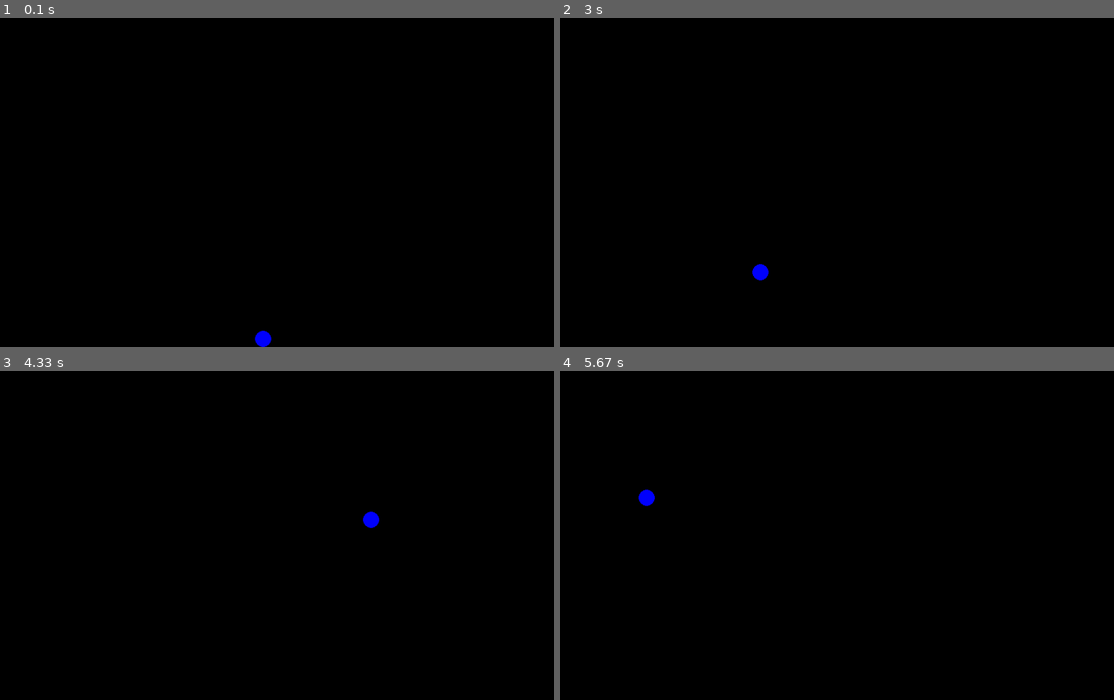
Above: before the commit, frames 1-4 (two rows, left to right).
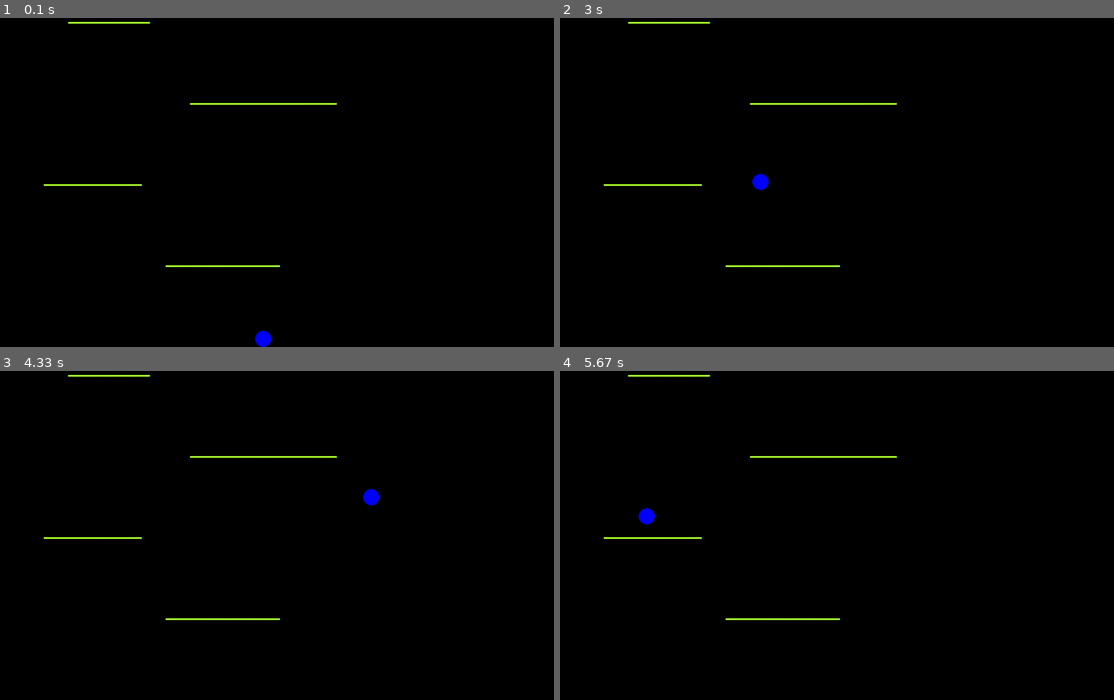
Above: after the commit, the same moments.

Repository: ohadch/pygame-icy-tower
Game: pygame game, started from main.py
Same seed, same stepped clock (60 frames per second), same inputs: the game is played once before the commit and once after it. The source is Python 2; it was converted automatically to run under Python 3.
Inputs:
- Up to frame 1 (0.1 s): no input
- Up to frame 2 (3 s): tap Space at 0.33, 0.73, 1.03, 1.23, 1.53, 1.73, 2.03, 2.3, 2.6, 2.73 s; hold Right 0.67-1.13 s; hold Right 1.17-1.63 s; hold Left 1.67-2.2 s; hold Left 2.23-2.63 s; hold Right from 2.67 s (still down)
- Up to frame 3 (4.33 s): tap Space at 3.03, 3.4, 3.7, 3.9, 4.2 s; release Right at 3.3 s; hold Left 3.33-3.8 s; hold Right 3.83-4.3 s
- Up to frame 4 (5.67 s): hold Right 4.33-4.8 s; tap Space at 4.4, 4.7, 4.9, 5.2, 5.47 s; hold Left 4.83-5.37 s; hold Left from 5.4 s (still down)

The runs differ from the first frame. In frame 1, 0.5% of the frame differs, in the area x 7-61%, y 1-76%; in frame 2, 0.7%; in frame 3, 0.7%; in frame 4, 0.7%.

Commit message:
Added steps and ability to stand on them

Diff:
--- a/main.py
+++ b/main.py
@@ -66,6 +66,9 @@
             self.air_track.player.update()
             game_window.air_track.player.draw()
 
+            for step in self.air_track.steps:
+                step.draw()
+
             self.session.advance_time()
 
             pygame.display.flip()
@@ -113,8 +116,17 @@
     def __init__(self, window):
         self.window = window
         self.player = Player(self.window)
+        self.steps_num = 5
         self.steps = []
-
+        self.draw_steps()
+
+    def draw_steps(self):
+        margins_m = self.window.env.height_m / self.steps_num
+        y_positions_m = range(margins_m, self.window.env.height_m, margins_m)
+        for y_pos_m in y_positions_m:
+            s = Step(self.window)
+            s.center_m.y_m = y_pos_m
+            self.steps.append(s)
 
 # ==================
 # Object Classes
@@ -130,6 +142,7 @@
         self.length_m = random.randint(self.min_length_m, self.max_length_m)
         self.center_m = self.rand_pos()
         self.color = THECOLORS['greenyellow']
+        self.vector = Vector(0, 0)
 
     def right_edge(self):
         return Position(self.center_m.x_m + int(self.length_m / 2), self.center_m.y_m)
@@ -139,7 +152,7 @@
 
     def rand_pos(self):
         x_m = random.randint(0, self.window.env.width_m - self.length_m)
-        return Position(x_m, 0)
+        return Position(x_m, self.window.env.height_m - 10)
 
     def draw(self):
         pygame.draw.line(self.window.surface, self.color, self.left_edge().coordinates_px(self.window.env.m_to_px_ratio), self.right_edge().coordinates_px(self.window.env.m_to_px_ratio), 3)
@@ -150,12 +163,13 @@
     def __init__(self, window):
         self.window = window
         self.radius_m = 1
+        self.padding_m = 1.0
         self.position = Position(self.window.env.width_m / 2, self.window.env.height_m - self.radius_m)
         self.vector = Vector(0, 0)
         self.jump_mps = 70
         self.speed_mps = 70
-        self.jump_phase = "NO"  # "NO" / "UP" / "DOWN"
         self.is_jumping = False
+        self.step = None
 
     def bottom_vertex(self):
         return Position(self.position.x_m, self.position.y_m + self.radius_m)
@@ -188,6 +202,7 @@
     def jump(self):
         self.is_jumping = True
         self.vector.y_mps -= self.jump_mps
+        self.step = None
 
     def apply_gravity(self):
         self.vector.y_mps += self.window.env.gravity_mps2 * self.window.session.dt_s
@@ -195,8 +210,17 @@
     def is_colliding(self):
         return self.is_penetrating_floor()
 
+    def is_on_step(self, step):
+        return self.vector.y_mps >= 0 and float(step.left_edge().x_m) < self.position.x_m < float(step.right_edge().x_m) and abs(self.bottom_vertex().y_m - step.center_m.y_m) <= self.padding_m
+
+    def stand_on_step(self, step):
+        self.step = step
+        self.position.y_m = self.step.center_m.y_m - self.radius_m
+        self.vector.y_mps = self.step.vector.y_mps
+
     def update(self):
         self.apply_gravity()
+
         if self.is_jumping:
             self.apply_gravity()
             if self.is_colliding() and not self.vector.y_mps < 0:
@@ -205,6 +229,11 @@
         else:
             if self.is_penetrating_floor():
                 self.fix_sticky_bottom()
+
+        for step in self.window.air_track.steps:
+            if self.is_on_step(step):
+                self.stand_on_step(step)
+
         self.position.y_m += self.vector.y_mps * self.window.session.dt_s
 
     def draw(self):
Not shown, added: .gitignore
